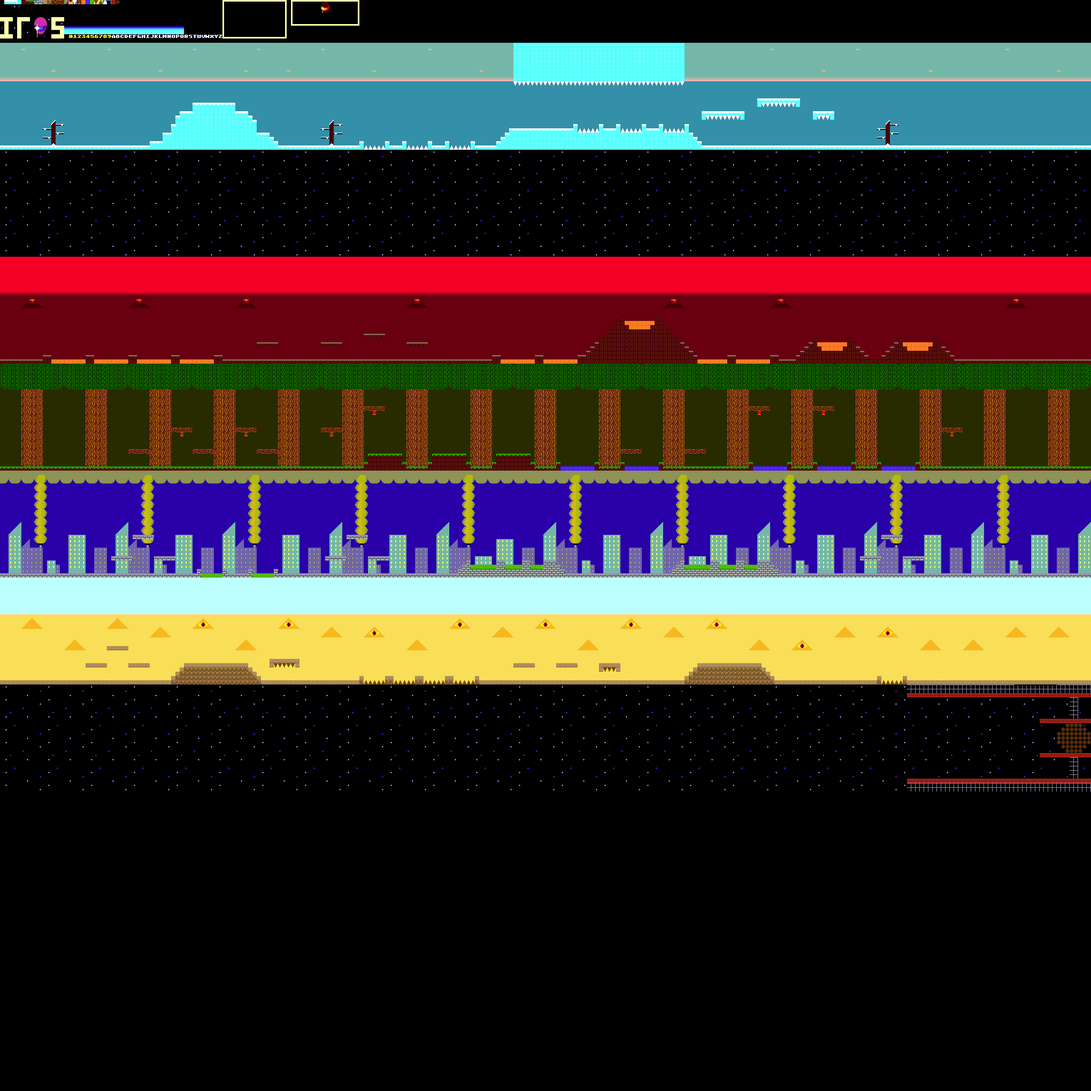
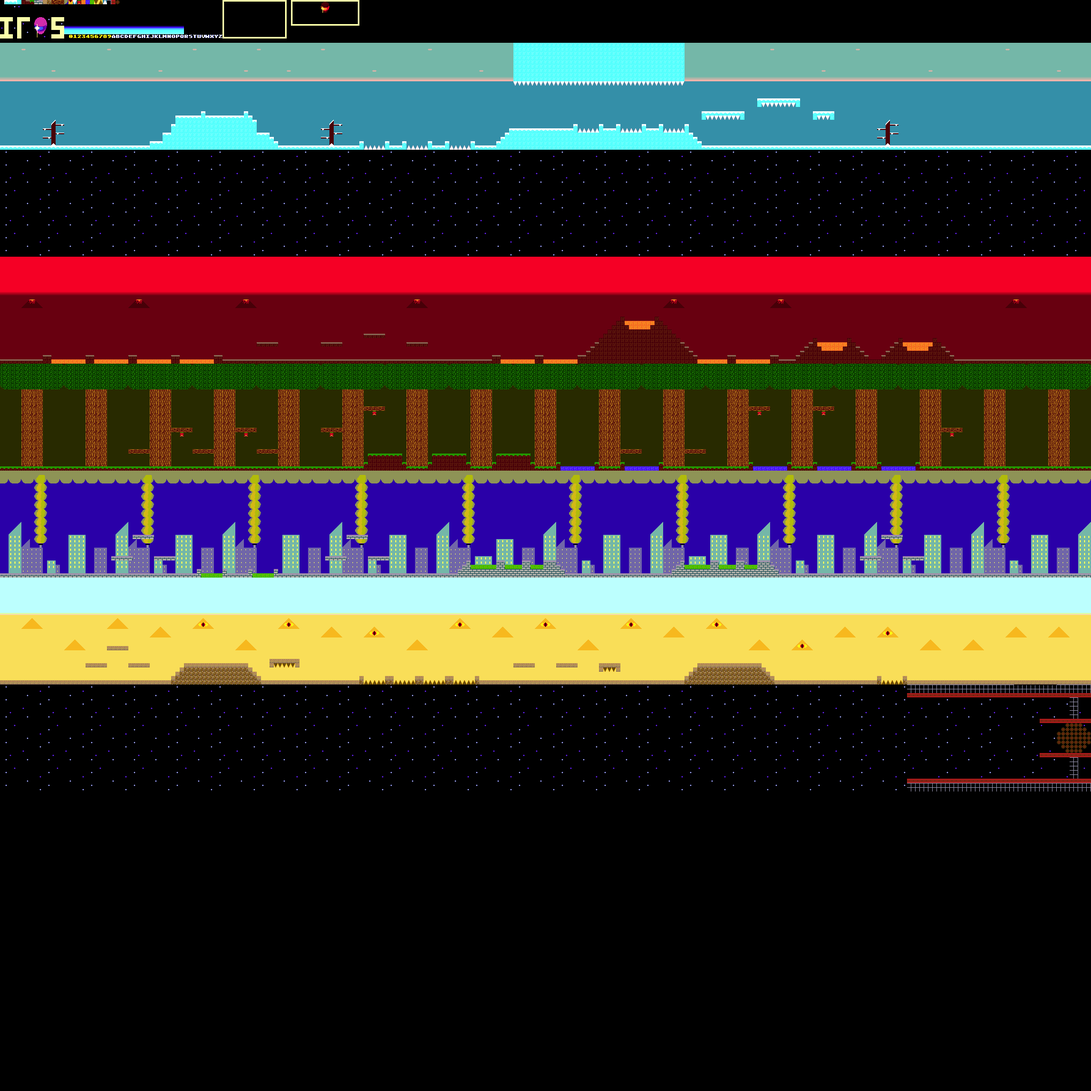
Before/after of a w=1091, h=1091 layered artwork. What changed in the layer stack:
painted on "Background" over (179, 102, 244, 119)
